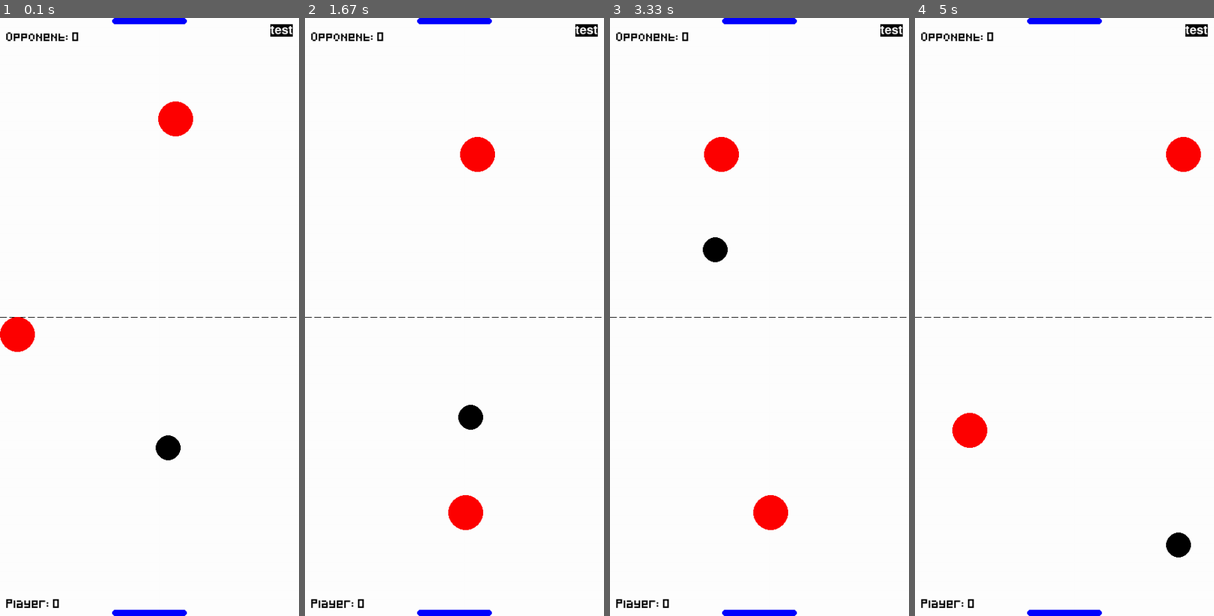
Above: before the commit, frames 1-4 (left to right).
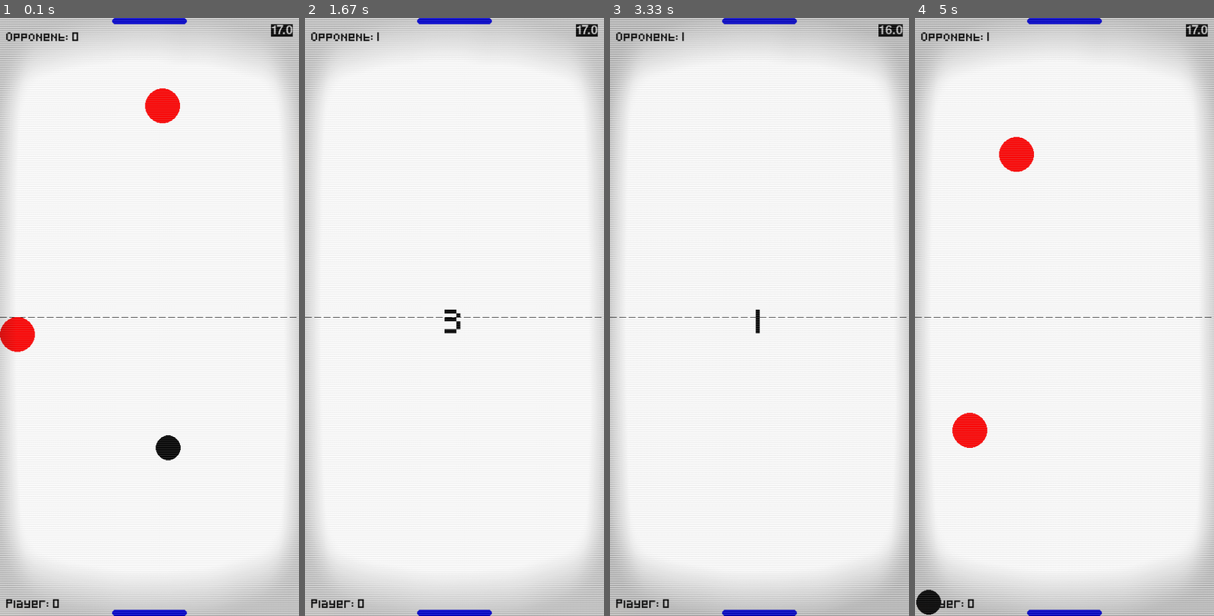
Above: after the commit, the same moments.

Repository: nintanuki/pygame-air-hockey
Game: pygame game, started from main.py
The game is run twice, just before and just after one commit, with the same random seed, the same clock (stepped at 60 frames per second) and the same inputs.
Inputs (mouse positions are in pixels of both pictures, inside the frame that each line leads up to):
- Up to frame 1 (0.1 s): no input
- Up to frame 2 (1.67 s): click (550, 299) at 0.38 s; click (559, 388) at 0.72 s; click (466, 514) at 1.05 s
- Up to frame 3 (3.33 s): tap Enter at 1.83, 2.17, 2.83, 3.17 s
- Up to frame 4 (5 s): tap Enter at 3.5, 3.83 s; click (1115, 233) at 4.22 s; click (1145, 346) at 4.55 s; click (968, 430) at 4.88 s

The runs differ from the first frame. In frame 1, 18% of the frame differs, in the area x 0-100%, y 0-100%; in frame 2, 19%; in frame 3, 21%; in frame 4, 20%.

Commit message:
Add CRT effect

Diff:
--- /dev/null
+++ b/crt.py
@@ -0,0 +1,23 @@
+import pygame
+from settings import *
+import random
+
+class CRT:
+    """Creates a CRT monitor effect"""
+    def __init__(self,screen):
+        super().__init__()
+        self.screen = screen
+        self.tv = pygame.image.load('graphics/tv.png').convert_alpha()
+        self.tv = pygame.transform.scale(self.tv,(SCREEN_WIDTH,SCREEN_HEIGHT))
+
+    def create_crt_lines(self):
+        line_height = 3
+        line_amount = int(SCREEN_HEIGHT / line_height)
+        for line in range(line_amount):
+            y_pos = line * line_height
+            pygame.draw.line(self.tv,'grey',(0,y_pos),(SCREEN_WIDTH,y_pos),1)
+
+    def draw(self):
+        self.tv.set_alpha(random.randint(75,90))
+        self.create_crt_lines()
+        self.screen.blit(self.tv,(0,0))
--- a/main.py
+++ b/main.py
@@ -4,6 +4,7 @@
 from settings import *
 from audio import Audio
 from debug import debug
+from crt import CRT
 
 class Game:
     def __init__(self):
@@ -12,11 +13,13 @@
         pygame.display.set_caption('Air Hockey')
         self.clock = pygame.time.Clock()
         self.audio = Audio()
+        self.crt = CRT(self.screen)
 
         # Game State
         self.game_active = False
         self.paused = False
         self.muted = False
+        self.full_screen = False
 
         #Game Rectangles and Positions
         self.player = pygame.Rect(
@@ -227,6 +230,7 @@
     def run(self):
         """Main game loop."""
         while True:
+            dt = self.clock.tick(FRAMERATE) / 1000  # Delta time in seconds
             for event in pygame.event.get():
                 if event.type == pygame.QUIT:
                     pygame.quit()
@@ -275,6 +279,9 @@
                 countdown_text = self.countdown_font.render(str(self.countdown), True, BLACK)
                 text_rect = countdown_text.get_rect(center=(SCREEN_WIDTH / 2, SCREEN_HEIGHT / 2))
                 self.screen.blit(countdown_text, text_rect)
+                debug(dt * 1000)
+                if self.full_screen == False: # only draw CRT lines when not in full screen
+                    self.crt.draw()
                 pygame.display.flip()
                 self.clock.tick(FRAMERATE)
                 continue
@@ -340,7 +347,10 @@
             if not self.audio.channel_0.get_busy(): # without this it sounds like static
                 self.audio.channel_0.play(self.audio.bg_music)
 
-            debug('test')
+            # Rendering
+            debug(dt * 1000)
+            if self.full_screen == False: # only draw CRT lines when not in full screen
+                self.crt.draw()
             pygame.display.flip()
             self.clock.tick(FRAMERATE)
 
--- a/settings.py
+++ b/settings.py
@@ -7,8 +7,8 @@
 
 PLAYER_SPEED = 7
 OPPONENT_SPEED = 7
-INITIAL_PUCK_SPEED = 5
-SPEED_LIMIT = 25
+INITIAL_PUCK_SPEED = 10
+SPEED_LIMIT = 50
 
 # Player dimensions
 PLAYER_SIZE = BLOCK_SIZE * 7
Binary file added: graphics/ball.png
Binary file added: graphics/paddle.png
Binary file added: graphics/tv.png
